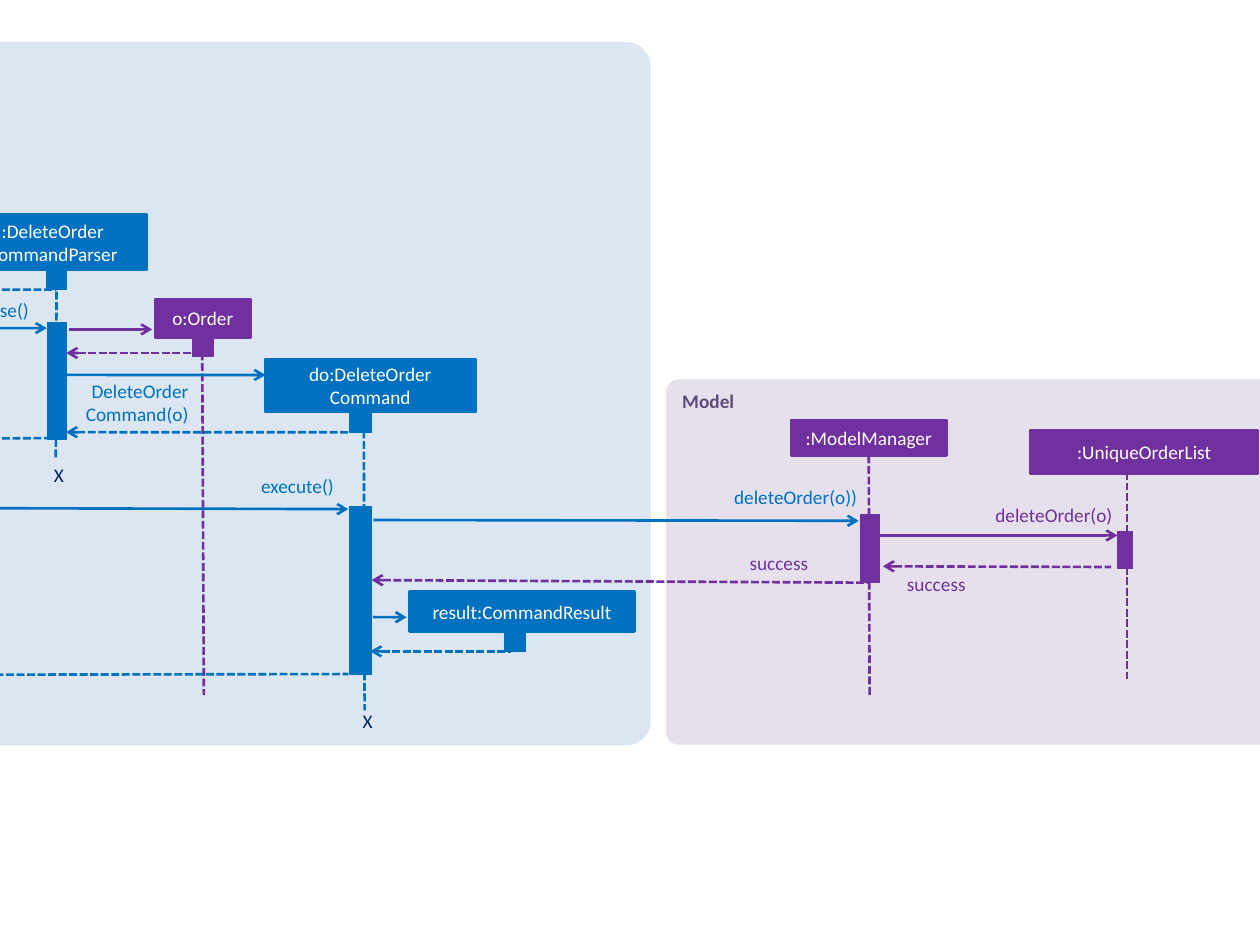
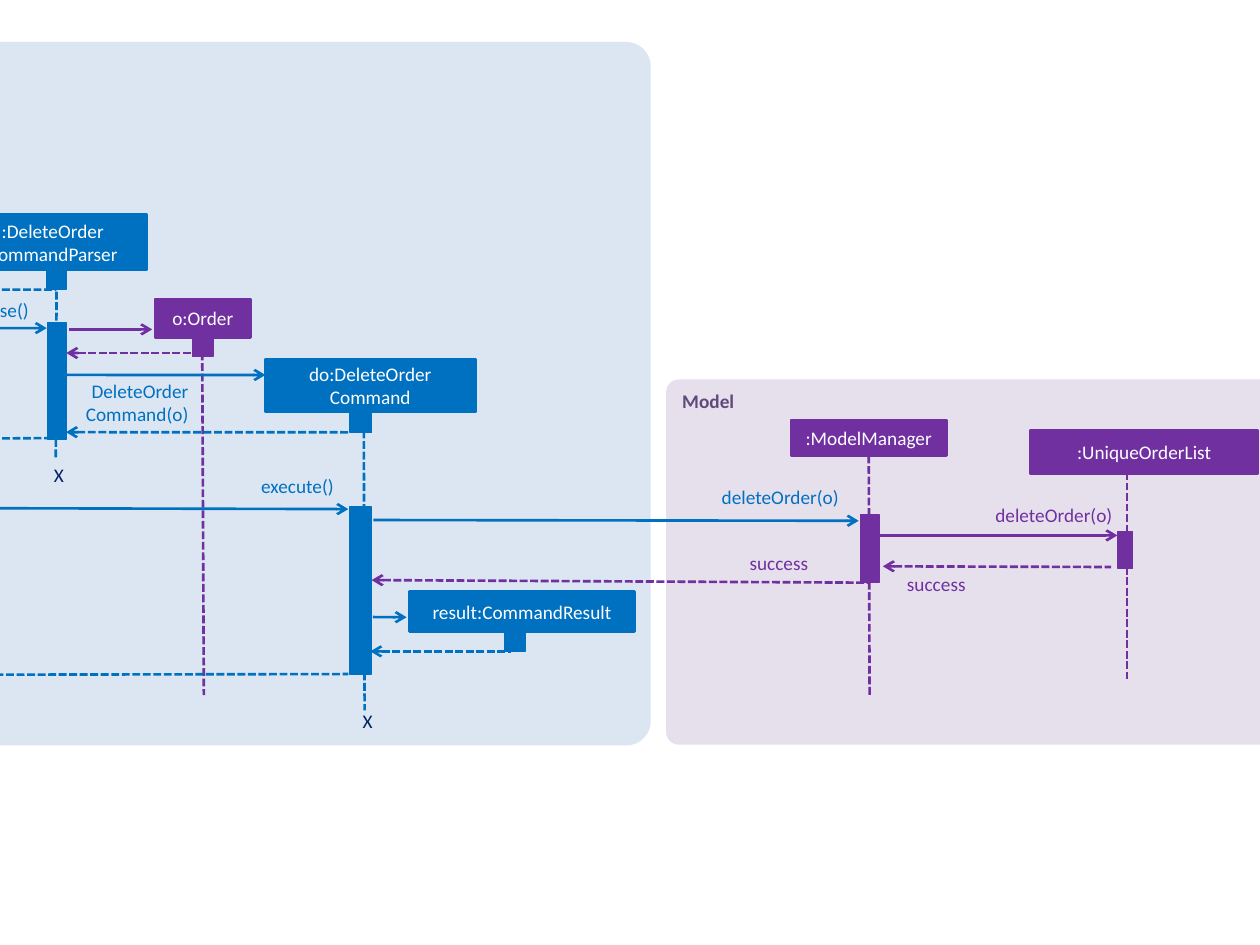
Before and after one commit to CS2103JAN2018-W13-B1/addressbook-level4, a slide deck: slide 8 of docs/diagrams/OrderManagementUMLDiagrams.pptx. Drawn at 1260x945 pixels with LibreOffice and Linux fonts; fonts in the diff are those of the drawing. Boxes give left, top, right and bottom in pixels: in the first picture for what was removed or moved away, otherwise in the second. Text is boxed around its words. In the diff, an @@ line names an element or a change of style, - is before the commit and + after.

```diff
--- a/docs/diagrams/OrderManagementUMLDiagrams.pptx
+++ b/docs/diagrams/OrderManagementUMLDiagrams.pptx
@@ text at <box>722,490,839,507</box>: text changed @@
-deleteOrder(o))
+deleteOrder(o)
```
Also in this commit, not shown: 1 other file.
